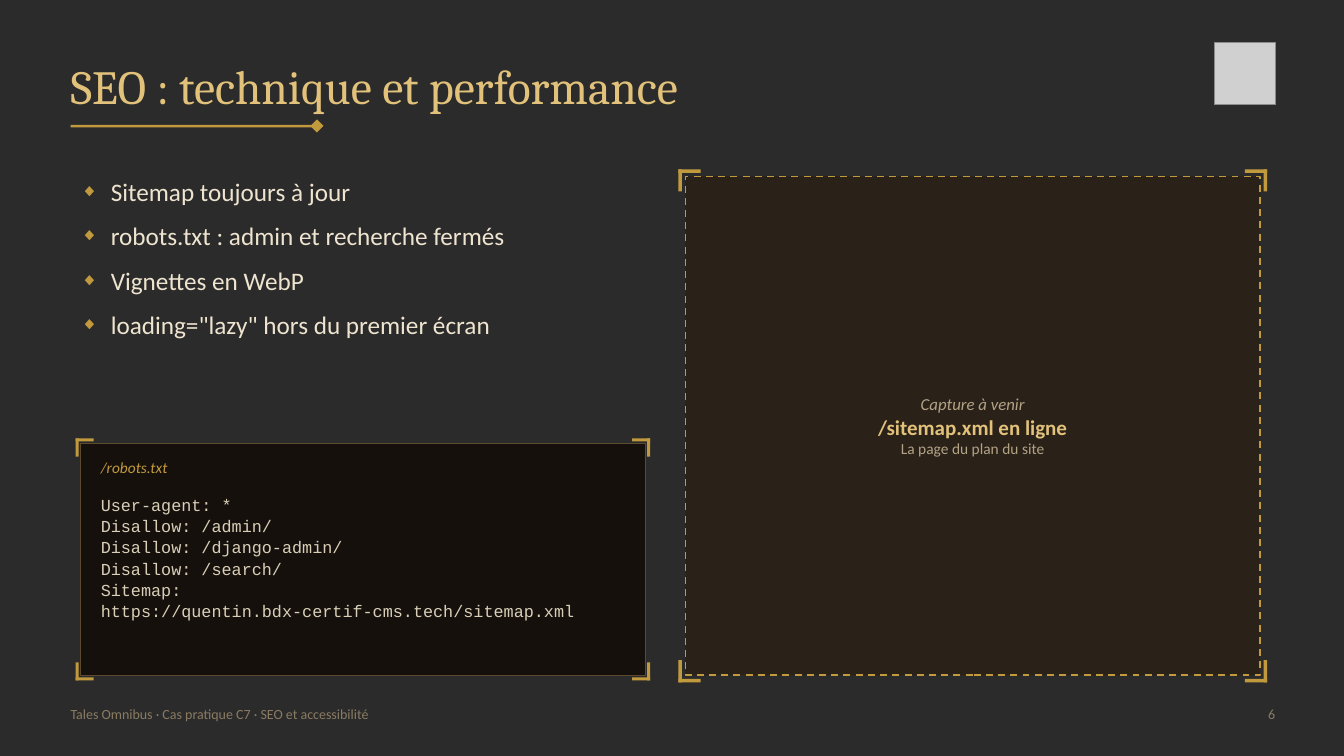
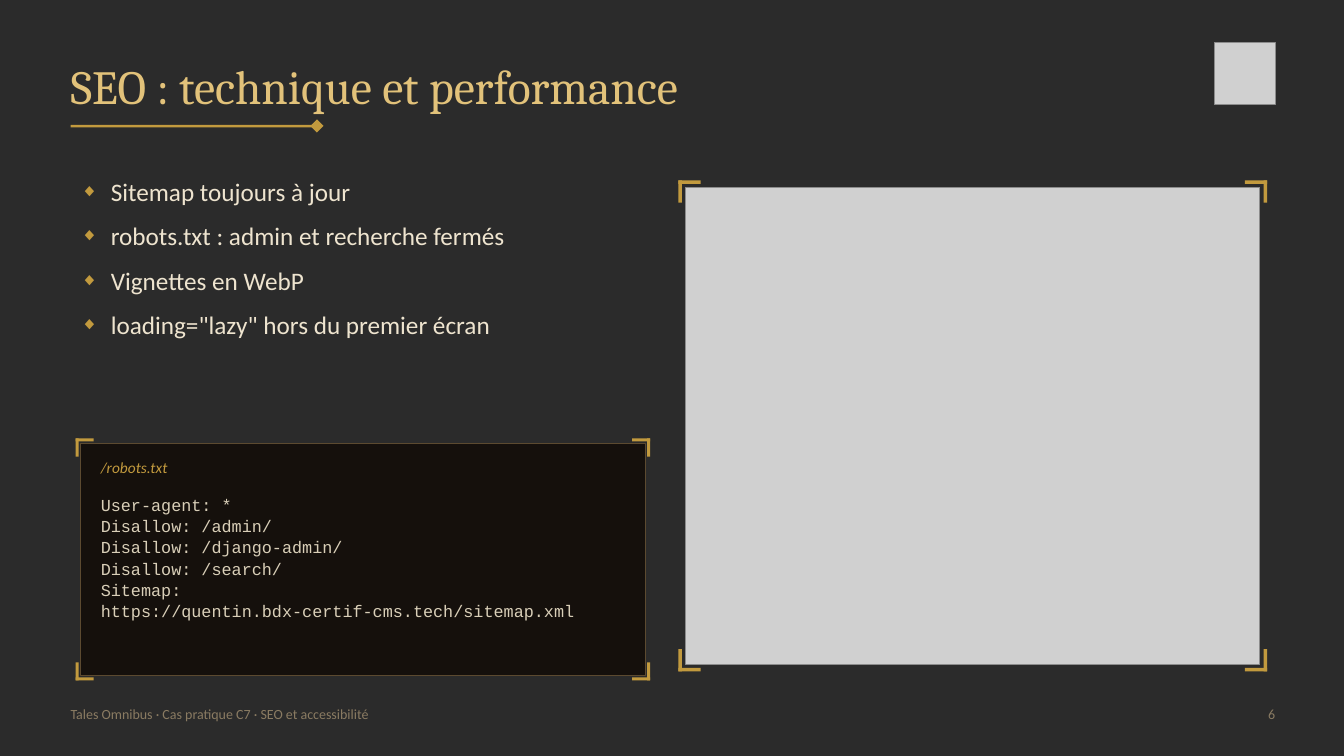
Before and after one commit to QuentinMich/Tales_Omnibus, a slide deck: slide 6 of rapport/slides/Soutenance partie 2 - SEO et accessibilité.pptx. Drawn at 1344x756 pixels with LibreOffice and Linux fonts; fonts in the diff are those of the drawing; grey boxes stand for pictures; background and template pictures are left out; a plain dark background stands for a picture behind light text. Boxes give left, top, right and bottom in pixels: in the first picture for what was removed or moved away, otherwise in the second. Text is boxed around its words. In the diff, an @@ line names an element or a change of style, - is before the commit and + after.

```diff
--- a/rapport/slides/Soutenance partie 2 - SEO et accessibilité.pptx
+++ b/rapport/slides/Soutenance partie 2 - SEO et accessibilité.pptx
@@ rectangle removed at box(686, 176, 1260, 676) @@
-Capture à venir
-/sitemap.xml en ligne
-La page du plan du site
@@ picture added at box(686, 188, 1260, 664) @@
@@ 4 rectangles: place and size @@
-4 rectangles at box(679, 169, 1268, 192)
+4 rectangles at box(679, 180, 1268, 203)
@@ 4 rectangles: place and size @@
-4 rectangles at box(679, 660, 1268, 684)
+4 rectangles at box(679, 649, 1268, 673)
```
Also in this commit, not shown: 2 other slides changed, 4 other files.
